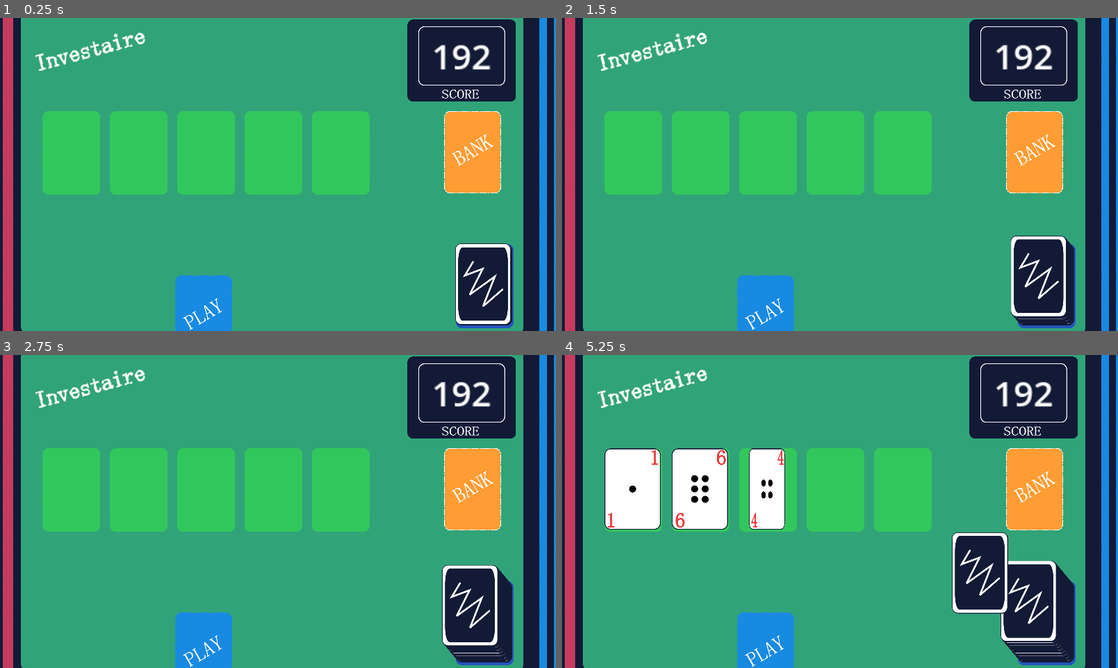
Above: before the commit, frames 1-4 (two rows, left to right).
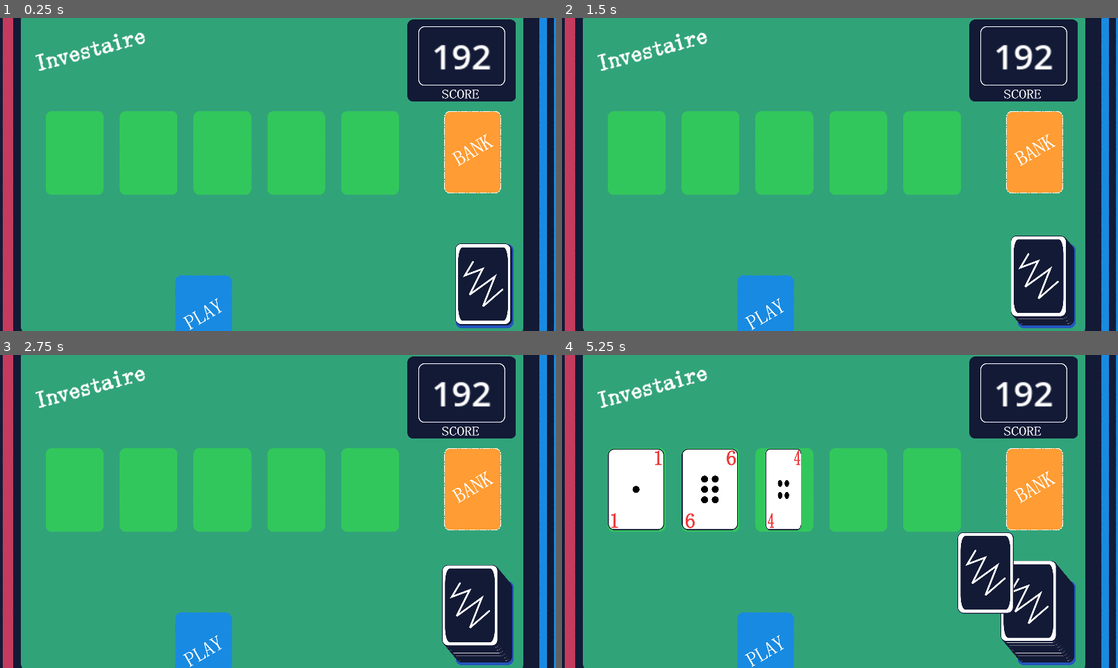
Above: after the commit, the same moments.

Repository: mathew-tran/investaire
Game: Godot game, scene res://Scenes/Game.tscn
Two runs of this game, one before a commit and one after it. Both use one fixed random seed, a clock stepped at 60 frames per second and the inputs below.
Inputs (mouse positions are in pixels of both pictures, inside the frame that each line leads up to):
- Up to frame 1 (0.25 s): no input
- Up to frame 2 (1.5 s): click (1045, 284) at 0.5 s; click (1045, 284) at 1.27 s
- Up to frame 3 (2.75 s): click (483, 617) at 2.02 s
- Up to frame 4 (5.25 s): click (1040, 617) at 2.77 s; click (1040, 614) at 3.52 s; click (634, 489) at 4.27 s; click (701, 489) at 5.02 s

The runs differ from the first frame. In frame 1, 6.0% of the frame differs, in the area x 7-72%, y 29-57%; in frame 2, 6.0%; in frame 3, 6.0%; in frame 4, 9.1%, in the area x 7-82%, y 29-83%.

Commit message:
working more on the feedback, but done for tonight. remaining items,  add scoring, ability to lose, ability to restart, and probably polish items

Diff:
--- a/Prefabs/InvestSlot.tscn
+++ b/Prefabs/InvestSlot.tscn
@@ -1,10 +1,31 @@
-[gd_scene load_steps=3 format=3 uid="uid://dpx732ntvmqdr"]
+[gd_scene load_steps=6 format=3 uid="uid://dpx732ntvmqdr"]
 
 [ext_resource type="Texture2D" uid="uid://c1o382kisobmw" path="res://Art/Cards/InvestSlot.png" id="1_lqsov"]
 [ext_resource type="Script" path="res://Scripts/InvestSlot.gd" id="2_8133v"]
 
+[sub_resource type="StyleBoxFlat" id="StyleBoxFlat_aonxi"]
+bg_color = Color(0.996429, 0.849873, 0.323525, 1)
+corner_radius_top_left = 30
+corner_radius_top_right = 30
+corner_radius_bottom_right = 30
+corner_radius_bottom_left = 30
+
+[sub_resource type="StyleBoxFlat" id="StyleBoxFlat_bhsgv"]
+bg_color = Color(0.376878, 0.306001, 0.00762338, 1)
+corner_radius_top_left = 30
+corner_radius_top_right = 30
+corner_radius_bottom_right = 30
+corner_radius_bottom_left = 30
+
+[sub_resource type="StyleBoxFlat" id="StyleBoxFlat_12mi8"]
+bg_color = Color(0.85098, 0.701961, 0.0352941, 1)
+corner_radius_top_left = 30
+corner_radius_top_right = 30
+corner_radius_bottom_right = 30
+corner_radius_bottom_left = 30
+
 [node name="InvestSlot" type="TextureRect"]
-custom_minimum_size = Vector2(135, 193)
+custom_minimum_size = Vector2(150, 193)
 texture = ExtResource("1_lqsov")
 expand_mode = 3
 stretch_mode = 5
@@ -12,23 +33,29 @@
 
 [node name="Cards" type="Control" parent="."]
 anchors_preset = 0
-offset_right = 40.0
-offset_bottom = 40.0
+offset_left = 8.0
+offset_top = 1.0
+offset_right = 48.0
+offset_bottom = 41.0
 
 [node name="Button" type="Button" parent="."]
 visible = false
-custom_minimum_size = Vector2(155, 220)
+show_behind_parent = true
+custom_minimum_size = Vector2(160, 220)
 layout_mode = 1
 anchors_preset = 8
 anchor_left = 0.5
 anchor_top = 0.5
 anchor_right = 0.5
 anchor_bottom = 0.5
-offset_left = -77.5
+offset_left = -80.0
 offset_top = -110.0
-offset_right = 77.5
+offset_right = 80.0
 offset_bottom = 110.0
 grow_horizontal = 2
 grow_vertical = 2
+theme_override_styles/hover = SubResource("StyleBoxFlat_aonxi")
+theme_override_styles/pressed = SubResource("StyleBoxFlat_bhsgv")
+theme_override_styles/normal = SubResource("StyleBoxFlat_12mi8")
 
 [connection signal="button_up" from="Button" to="." method="_on_button_button_up"]
--- a/Scenes/Game.tscn
+++ b/Scenes/Game.tscn
@@ -205,7 +205,7 @@
 [node name="InvestSlots" parent="." instance=ExtResource("2_y6qob")]
 offset_left = 7.0
 offset_top = 11.0
-offset_right = 762.0
+offset_right = 837.0
 offset_bottom = 204.0
 alignment = 1
 
--- a/Scripts/Card.gd
+++ b/Scripts/Card.gd
@@ -26,11 +26,12 @@
 
 
 
-func Move(newPosition, speed = .1):
+func Move(newPosition, speed = .1, transType = Tween.TransitionType.TRANS_LINEAR):
 	var oldParent = get_parent()
 	reparent(Finder.GetDeadCardGroup())
 	var tween = get_tree().create_tween()
 	tween.tween_property(self, "global_position", newPosition, speed)
+	tween.set_trans(transType)
 	await tween.finished
 	MoveComplete.emit()
 	reparent(oldParent)
--- a/Scripts/InvestSlot.gd
+++ b/Scripts/InvestSlot.gd
@@ -45,7 +45,7 @@
 			children.reparent(Finder.GetDeadCardGroup())
 			children.ReverseFlip()
 			await get_tree().create_timer(.8).timeout
-			await children.Move(Vector2(2500, 0), .2)
+			await children.Move(Vector2(2200, -100), .1, Tween.TransitionType.TRANS_CUBIC)
 			children.queue_free()
 	await get_tree().process_frame
 
@@ -56,10 +56,10 @@
 	var cards = CardHolder.get_children()
 	for card in cards:
 		if card.global_position != CardHolder.global_position + cardOffset:
-			await card.Move(CardHolder.global_position + cardOffset, .2)
+			await card.Move(CardHolder.global_position + cardOffset, .1, Tween.TransitionType.TRANS_QUAD)
 		card.z_index = 0
 		cardOffset.y += 35
-		cardOffset.x -= 2.5
+		cardOffset.x -= 3.5
 	pass
 
 func CanActivate(card : Card):
@@ -74,9 +74,11 @@
 	else:
 		for number in CardHolder.get_child(0).GetAllowableNumbers(Card.CARD_POSITION.TOP):
 			allowedNumbers.append(number)
-		for number in CardHolder.get_child(get_child_count() -1).GetAllowableNumbers(Card.CARD_POSITION.BOTTOM):
+		for number in CardHolder.get_child(-1).GetAllowableNumbers(Card.CARD_POSITION.BOTTOM):
 			allowedNumbers.append(number)
 
+	print(name + " activate check")
+	print(allowedNumbers)
 	if card.Rank in allowedNumbers:
 		return true
 
